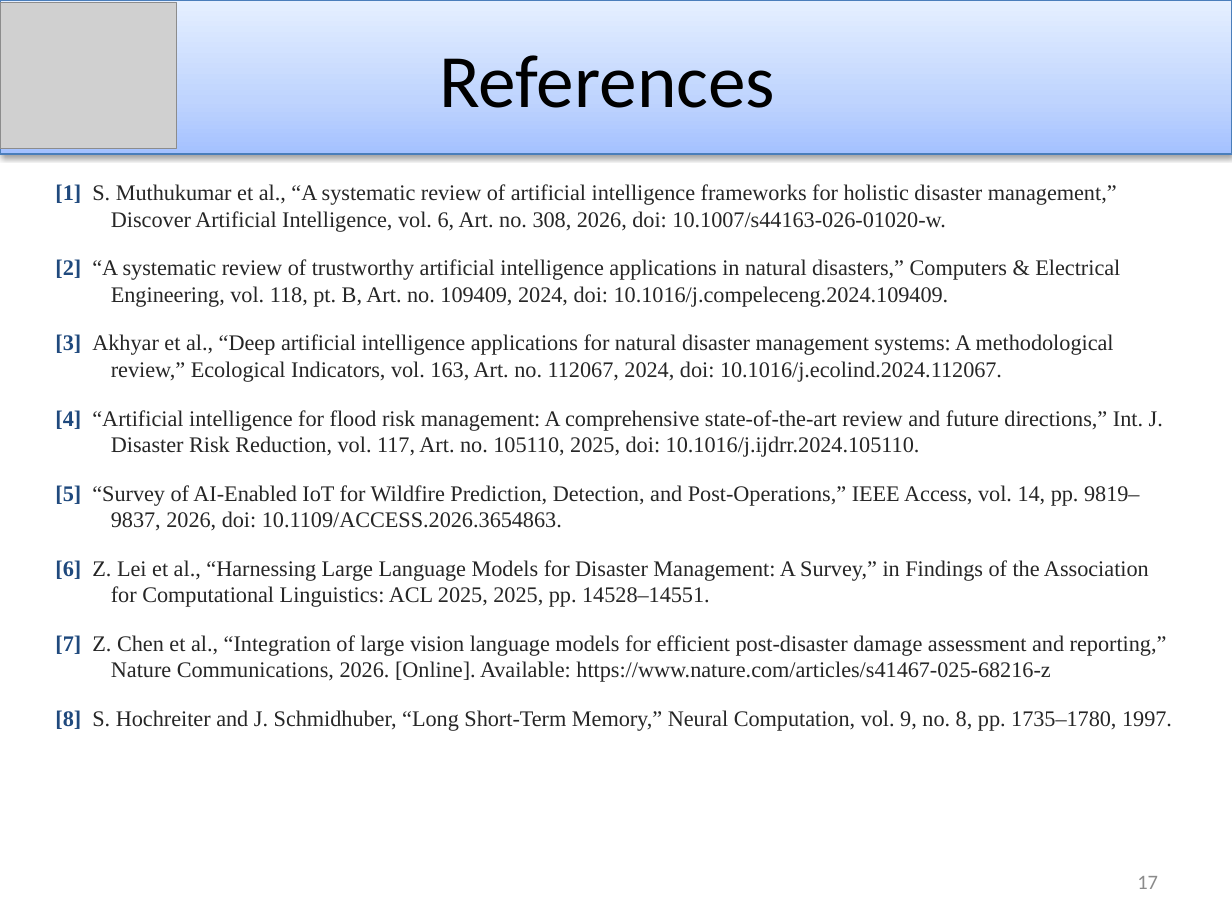
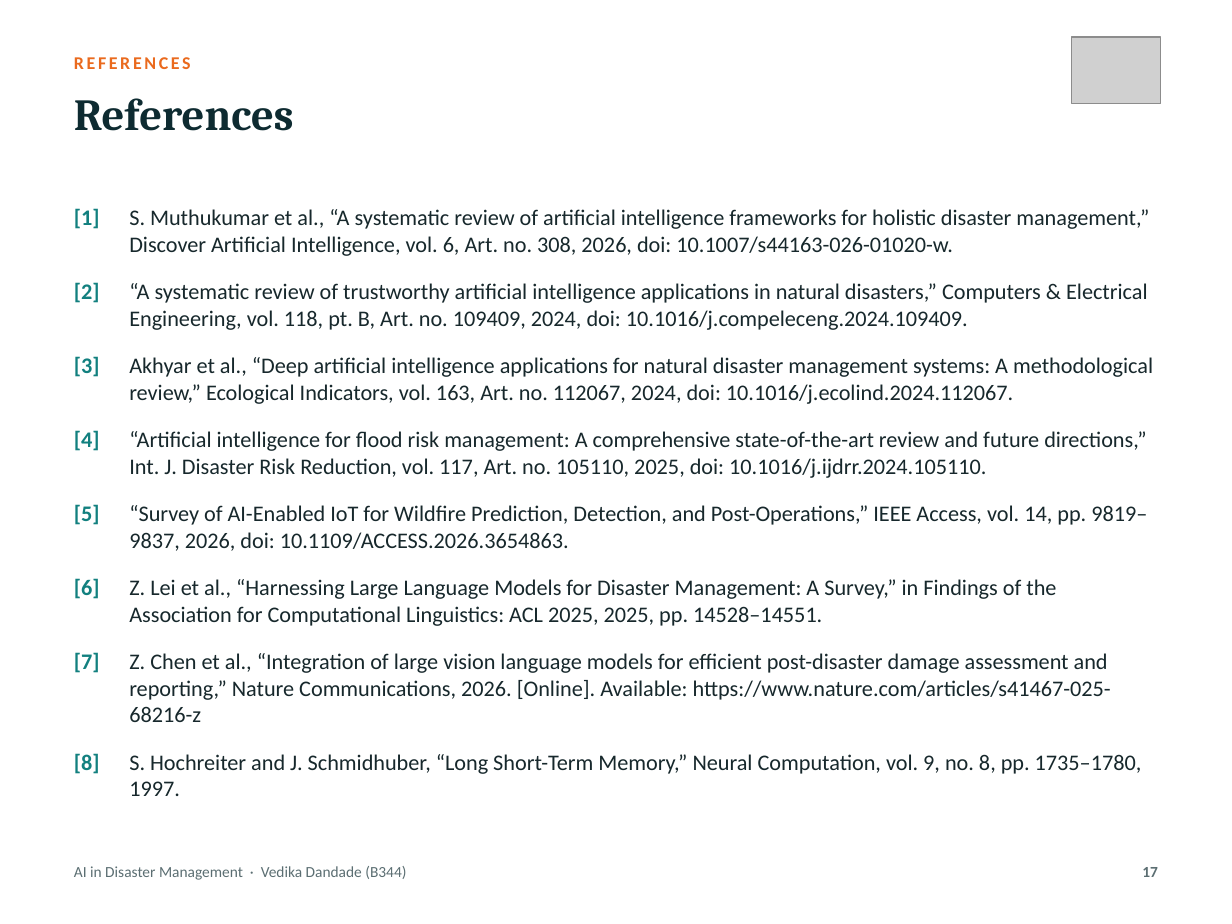
Before and after one commit to UtkarshKale/Cooga, a slide deck: slide 17 of seminar-ppt/Seminar_PPT_AI_Disaster_Management_B344_Vedika_Dandade.pptx. Drawn at 1232x924 pixels with LibreOffice and Linux fonts; fonts in the diff are those of the drawing; grey boxes stand for pictures. Boxes give left, top, right and bottom in pixels: in the first picture for what was removed or moved away, otherwise in the second. Text is boxed around its words. In the diff, an @@ line names an element or a change of style, - is before the commit and + after.

```diff
--- a/seminar-ppt/Seminar_PPT_AI_Disaster_Management_B344_Vedika_Dandade.pptx
+++ b/seminar-ppt/Seminar_PPT_AI_Disaster_Management_B344_Vedika_Dandade.pptx
@@ picture removed at (0, 2, 177, 149) @@
@@ text at (74, 57, 191, 69): text changed; size 44 to 10.5 pt; text colour #000000 to #EA6A1E; bold on @@
-References
+REFERENCES
@@ text "REFERENCES": place and size @@
-text "REFERENCES" at (0, 0, 1232, 154)
+text "REFERENCES" at (74, 57, 191, 69)
@@ text "REFERENCES" at (74, 57, 191, 69): vertical alignment middle to top; fill gradient #A4C4FF to #BFD4FF to #E6EEFF to none; outline #4B7EBC 0.75 pt to none; shadow off @@
@@ picture added at (1072, 37, 1161, 103) @@
@@ text added at (74, 98, 294, 131), 26 pt, text #0E2B31, bold @@
+References
@@ text "[1] S. Muthukumar et al., ...": place and size @@
-text "[1] S. Muthukumar et al., ..." at (55, 184, 1172, 731)
+text "[1] S. Muthukumar et al., ..." at (74, 208, 1153, 796)
@@ text "[1] S. Muthukumar et al., ..." at (74, 208, 1153, 796): font Times New Roman to Calibri, text colour #262626 to #17282C; text colour #1F497D to #12807F in "[1]", "[2]", "[3]", "[4]" and 4 more places @@
@@ text added at (74, 866, 406, 880), 9 pt, text #5B6E72 @@
+AI in Disaster Management · Vedika Dandade (B344)
@@ page number: place and size @@
-page number at (1137, 876, 1158, 889)
+page number at (1142, 867, 1158, 877)
@@ page number at (1142, 867, 1158, 877): size 12 to 9 pt, text colour #8C8C8C to #5B6E72, bold on; vertical alignment middle to top @@
```
Also in this commit, not shown: 17 other slides changed, 7 other files.
